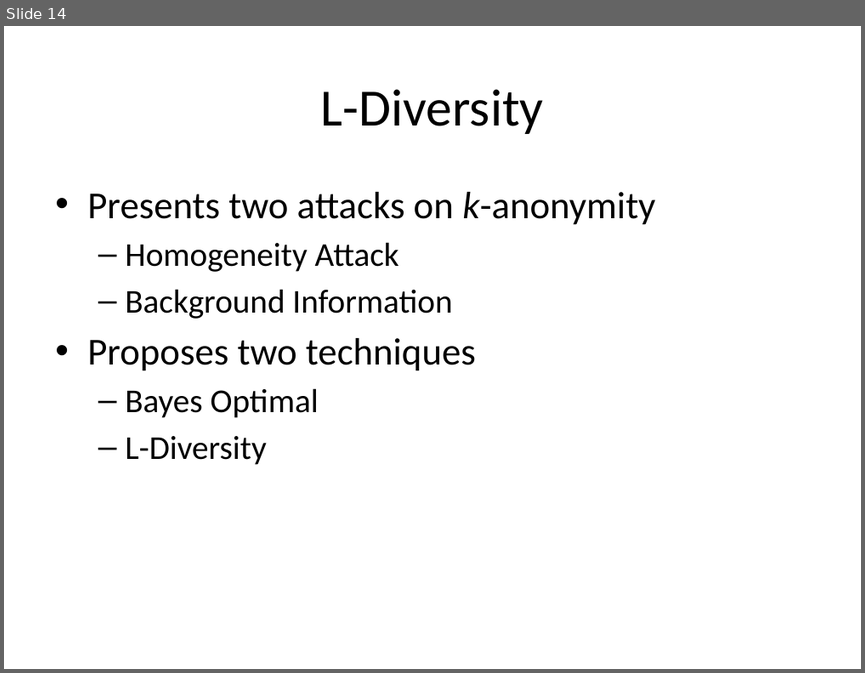
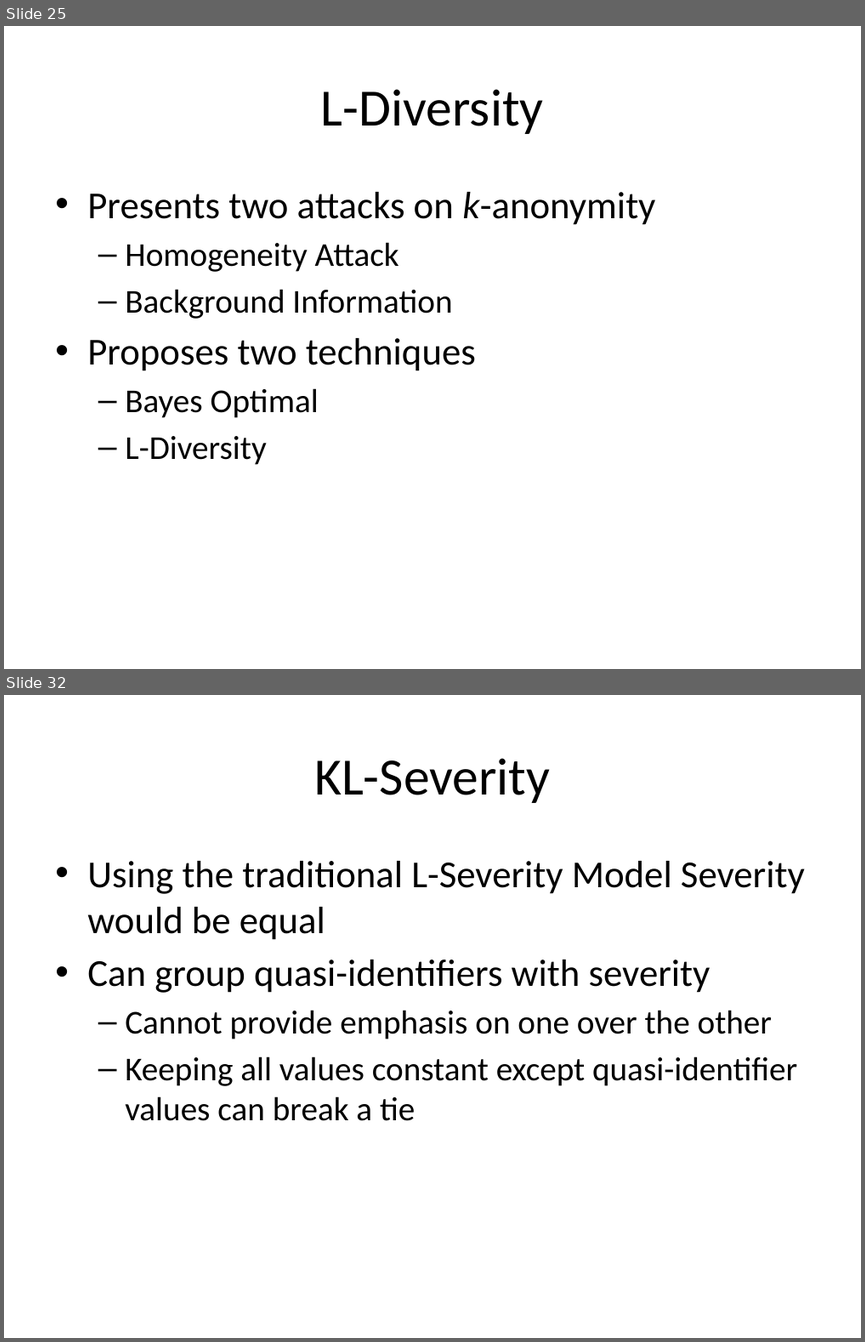
Before and after one commit to jayvelasco1990/big-data, a slide deck: Final Project/draft_presentation.pptx. Shown one above the other, each under a label of ours: slide 14 before the commit, slides 25 and 32 after it; the slides between them are not shown. The pictures are 865x673 and 865x1342 pixels, drawn with LibreOffice and Linux fonts; fonts in the diff are those of the drawing. Boxes give left, top, right and bottom in pixels: in the first picture for what was removed or moved away, otherwise in the second. Text is boxed around its words. In the diff, an @@ line names an element or a change of style, - is before the commit and + after.

```diff
--- a/Final Project/draft_presentation.pptx
+++ b/Final Project/draft_presentation.pptx
@@ slide 32 added at (4,695,861,1338), background #FFFFFF @@
@@ title added at (314,758,550,803), 44 pt, text #000000 @@
+KL-Severity
@@ text added at (87,861,805,1121), 28 pt, text #000000 @@
+• Using the traditional L-Severity Model Severity would be equal
+• Can group quasi-identifiers with severity
+  – Cannot provide emphasis on one over the other
+  – Keeping all values constant except quasi-identifier values can break a tie
@@ what was slide 14 is now slide 25 @@
```
Also in this commit, not shown: 1 slide changed, 22 other slides added, 3 other files.
